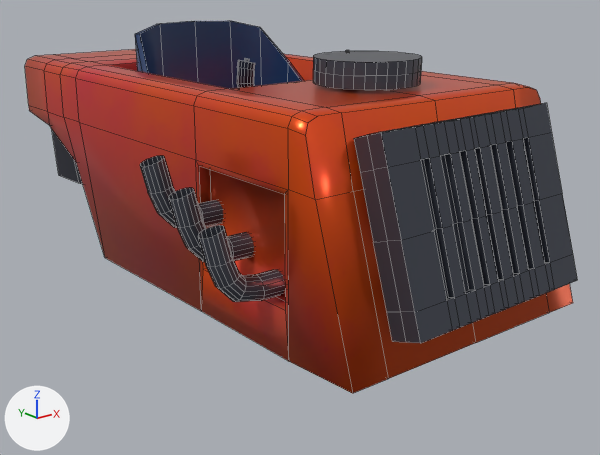
The FBX model Assets/Art/Pods/Meshes/pod_back.fbx, before and after one commit.
One viewpoint serves both versions: a camera (50 mm lens) standing at (-2.272, -1.441, -1.526) and looking at (-0.709, 0.513, -2.308). The lights are fixed; the arrows at lower left show +X, +Y and +Z. Mesh edges are drawn as thin lines. Where no turn or scale is listed for an object, it has been applied to the vertices.
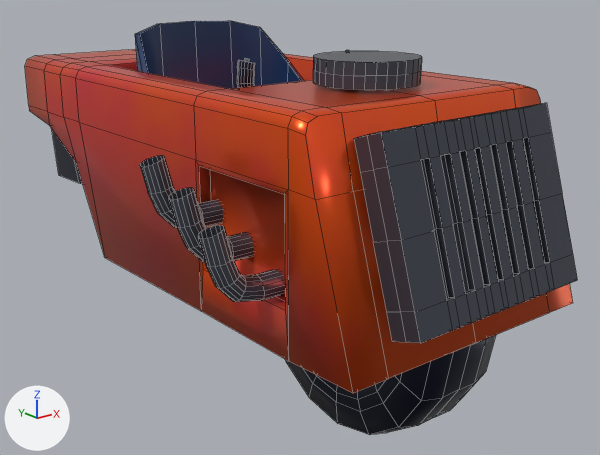
Where the newer file only moved an object's origin or applied its transform, the numbers keep the older frame.

Where the change shows, as pixel boxes [x1, y1, x2, y2] in the pictures (600 x 455 px):
'Cylinder.002', added
    after: [285, 335, 496, 435]

What changed in the scene script:
```text
Add me_cylinder_003:
    me_cylinder_003.from_pydata(...)  # 530 vertices, 544 faces; spans x -0.133..0.133, y -0.357..0.352, z -0.353..0.355
    me_cylinder_003.materials.append(mat_preto)
Add ob_cylinder_002:
    ob_cylinder_002 = bpy.data.objects.new('Cylinder.002', me_cylinder_003)
    ob_cylinder_002.location = (-0.752, 0.133, -2.43)
```
